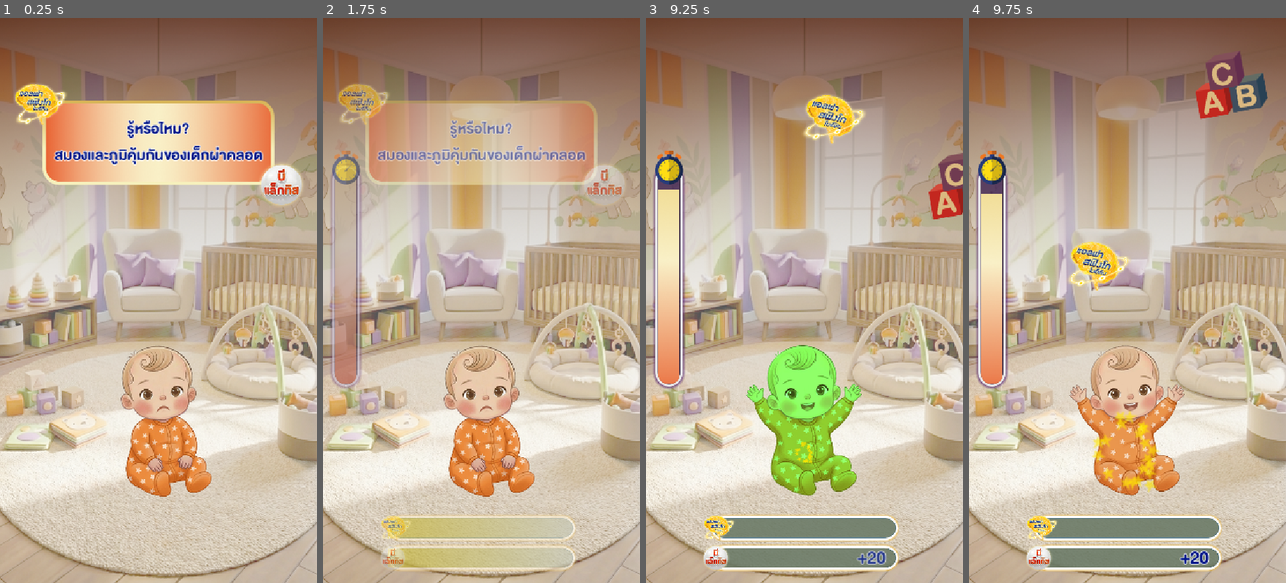
Above: before the commit, frames 1-4 (left to right).
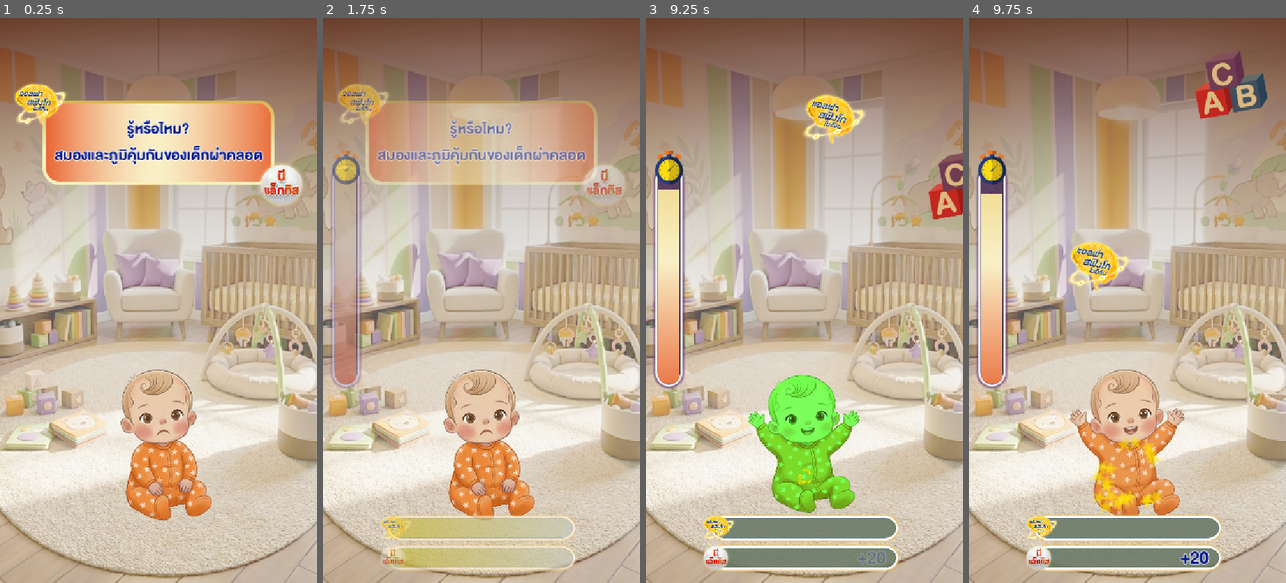
Above: after the commit, the same moments.

Repository: 6099sin/pro-c
Game: Godot game, scene res://scenes/core/Main.tscn
Same seed, same stepped clock (60 frames per second), same inputs: the game is played once before the commit and once after it. This scene is started directly instead of the project's main scene. Sound files missing from this copy of the repository are replaced by a short silence.
Inputs (mouse positions are in pixels of both pictures, inside the frame that each line leads up to):
- Up to frame 1 (0.25 s): no input
- Up to frame 2 (1.75 s): tap Enter at 0.5 s; move the mouse to (551, 272) at 0.52 s; click (551, 272) at 0.67 s; tap Space at 1.25 s; drag from (418, 328) to (481, 419) at 1.27 s
- Up to frame 3 (9.25 s): move the mouse to (836, 176) at 2.02 s; click (836, 176) at 2.17 s; tap Enter at 2.75 s; drag from (788, 413) to (709, 215) at 2.77 s; drag from (940, 283) to (804, 419) at 3.52 s; drag from (956, 340) to (804, 419) at 4.27 s; move the mouse to (820, 300) at 5.02 s; click (820, 300) at 5.17 s; drag from (756, 159) to (804, 419) at 5.77 s; move the mouse to (874, 272) at 6.52 s; click (874, 272) at 6.67 s; drag from (665, 227) to (810, 255) at 7.27 s; move the mouse to (836, 176) at 8.02 s; click (836, 176) at 8.17 s; drag from (788, 413) to (709, 215) at 8.77 s
- Up to frame 4 (9.75 s): move the mouse to (1222, 385) at 9.52 s; click (1222, 385) at 9.67 s

The runs differ from the first frame. In frame 1, 5.3% of the frame differs, in the area x 38-67%, y 58-89%; in frame 2, 5.3%; in frame 3, 6.5%, in the area x 31-76%, y 57-97%; in frame 4, 6.3%.

Commit message:
implement basket position

Diff:
--- a/scripts/objects/Basket.gd
+++ b/scripts/objects/Basket.gd
@@ -15,7 +15,7 @@
 func center_on_camera():
 	var screen_size = Utils.get_screen_size(self)
 	position.x = screen_size.x / 2.0
-	position.y -= screen_size.y / 30.0
+	position.y = screen_size.y - screen_size.y / 4.0
 func _on_body_entered(body):
 	if body is Item:
 		# Don't snap if user is still holding it (optional design choice)
